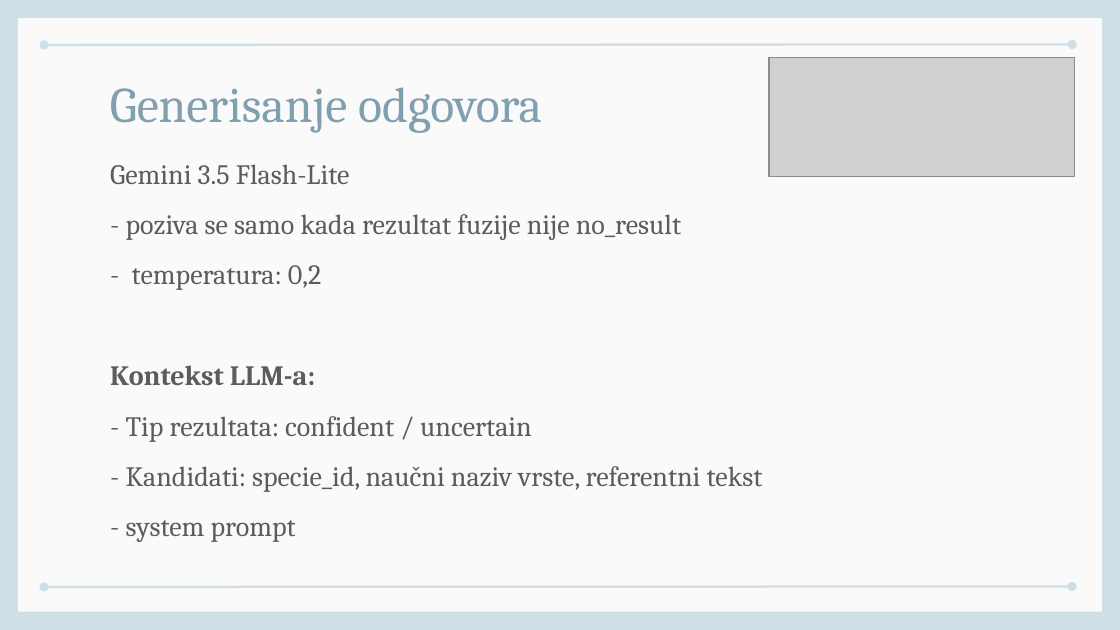
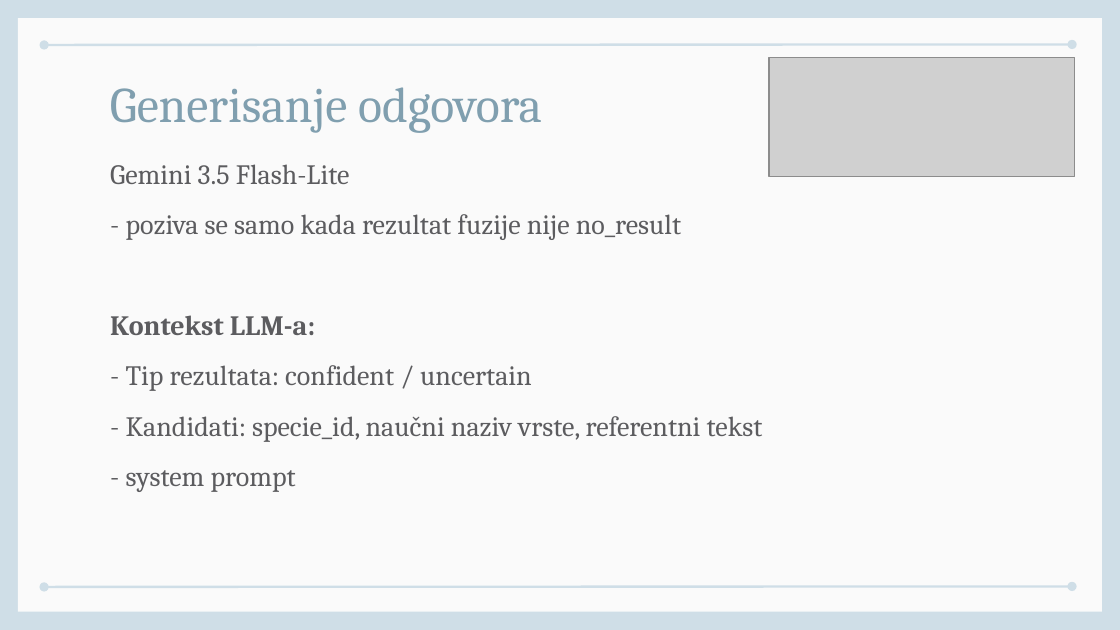
Before and after one commit to MirjanaPanic/Multimodal-RAG-system, a slide deck: slide 16 of Diplomski - MRAG.odp. Drawn at 1120x630 pixels with LibreOffice and Linux fonts; fonts in the diff are those of the drawing; grey boxes stand for pictures. Boxes give left, top, right and bottom in pixels: in the first picture for what was removed or moved away, otherwise in the second. Text is boxed around its words. In the diff, an @@ line names an element or a change of style, - is before the commit and + after.

```diff
--- a/Diplomski - MRAG.odp
+++ b/Diplomski - MRAG.odp
@@ title at [110, 164, 763, 492]: text changed @@
-Gemini 3.5 Flash-Lite
-- poziva se samo kada rezultat fuzije nije no_result
-- temperatura: 0,2
-Kontekst LLM-a:
-- Tip rezultata: confident / uncertain
-- Kandidati: specie_id, naučni naziv vrste, referentni tekst
-- system prompt
+Gemini 3.5 Flash-Lite
+- poziva se samo kada rezultat fuzije nije no_result
+Kontekst LLM-a:
+- Tip rezultata: confident / uncertain
+- Kandidati: specie_id, naučni naziv vrste, referentni tekst
+- system prompt
```
Also in this commit, not shown: 1 other slide changed.
